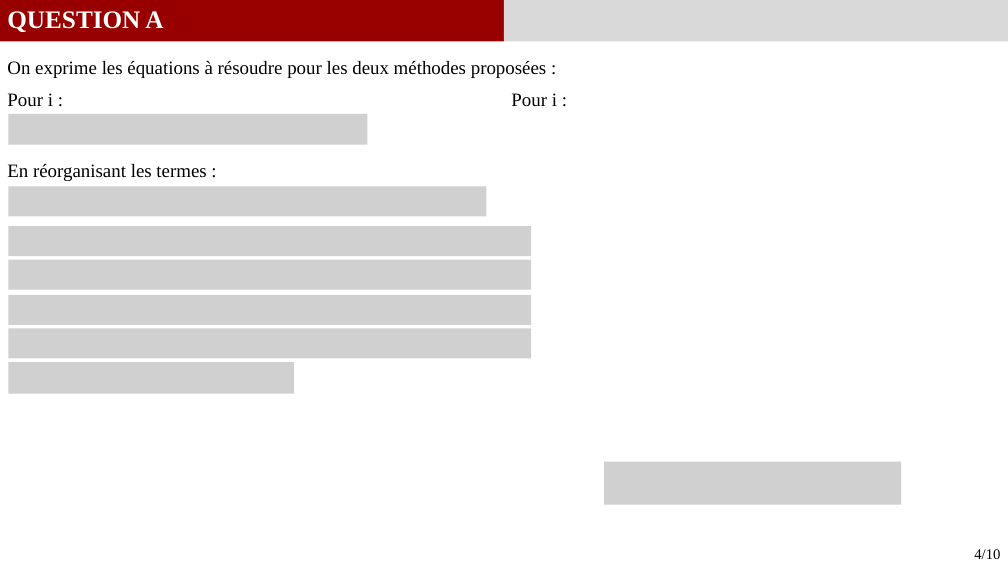
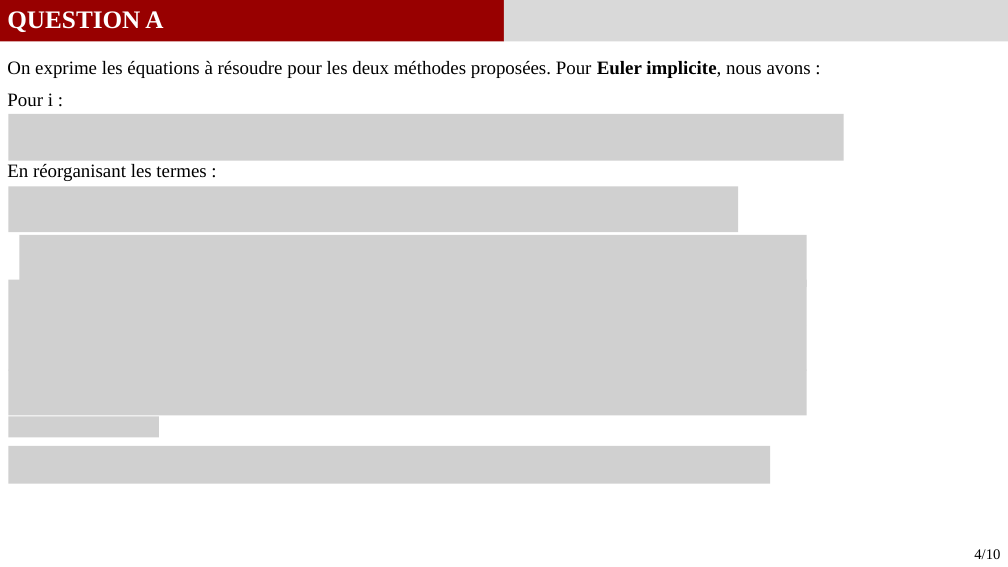
Before and after one commit to GauthierBRUNEL/MEC8211_devoir_2, a slide deck: slide 4 of doc/Rapport_Devoir2.pptx (slide 5 before the commit). Drawn at 1008x567 pixels with LibreOffice and Linux fonts; fonts in the diff are those of the drawing; grey boxes stand for pictures. Boxes give left, top, right and bottom in pixels: in the first picture for what was removed or moved away, otherwise in the second. Text is boxed around its words. In the diff, an @@ line names an element or a change of style, - is before the commit and + after.

```diff
--- a/doc/Rapport_Devoir2.pptx
+++ b/doc/Rapport_Devoir2.pptx
@@ text at [7,61,811,78]: text changed @@
-On exprime les équations à résoudre pour les deux méthodes proposées :
+On exprime les équations à résoudre pour les deux méthodes proposées. Pour Euler implicite, nous avons :
@@ picture: place and size @@
-picture at [8,114,368,144]
+picture at [8,114,844,161]
@@ text removed at [511,93,557,107] @@
-Pour i :
@@ picture: place and size @@
-picture at [8,186,486,216]
+picture at [8,186,738,232]
@@ picture: place and size @@
-picture at [8,226,532,256]
+picture at [20,235,807,287]
@@ picture removed at [8,260,532,290] @@
@@ picture removed at [8,295,532,325] @@
@@ picture added at [8,280,807,326] @@
@@ picture removed at [8,328,532,358] @@
@@ picture added at [8,325,807,371] @@
@@ picture removed at [8,362,294,394] @@
@@ picture added at [8,370,807,416] @@
@@ picture added at [8,417,159,438] @@
@@ picture added at [8,446,771,484] @@
@@ picture removed at [604,462,901,505] @@
```
Also in this commit, not shown: 2 other slides changed, 2 slides added, 3 slides removed, 1 other file.
